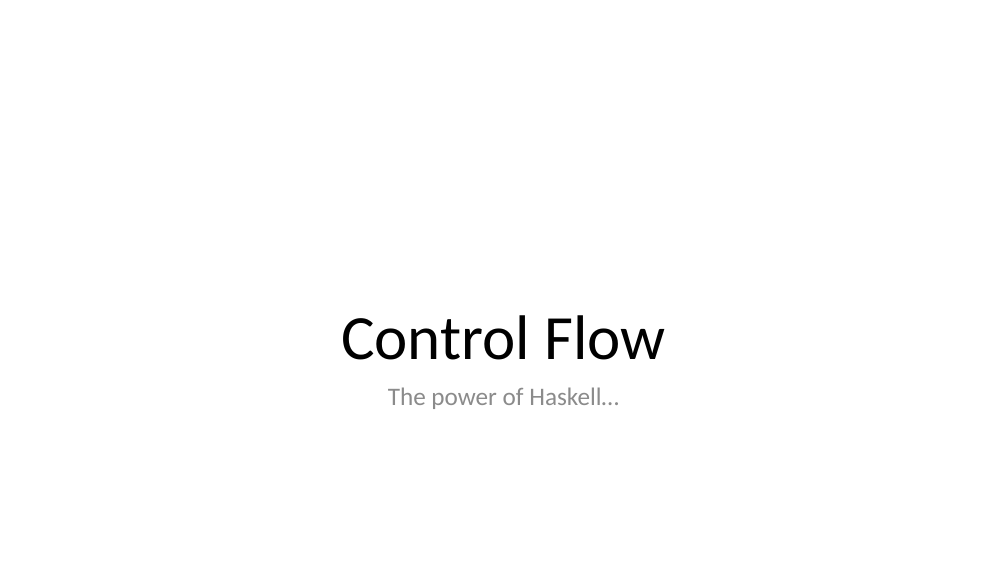
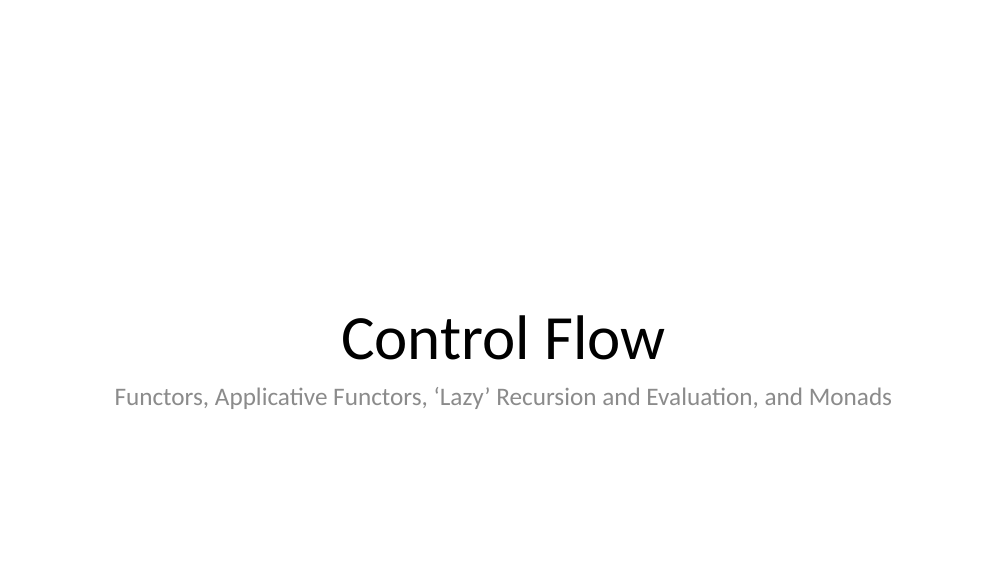
Before and after one commit to LouisJenkinsCS/LLVM-JVM, a slide deck: slide 9 of OPL_Final_Project_Presentation.pptx (slide 13 before the commit). Drawn at 1008x567 pixels with LibreOffice and Linux fonts; fonts in the diff are those of the drawing. Boxes give left, top, right and bottom in pixels: in the first picture for what was removed or moved away, otherwise in the second. Text is boxed around its words. In the diff, an @@ line names an element or a change of style, - is before the commit and + after.

```diff
--- a/OPL_Final_Project_Presentation.pptx
+++ b/OPL_Final_Project_Presentation.pptx
@@ text at box(115, 387, 892, 409): text changed @@
-The power of Haskell…
+Functors, Applicative Functors, ‘Lazy’ Recursion and Evaluation, and Monads
```
Also in this commit, not shown: 9 other slides changed, 1 slide added, 2 slides removed.
